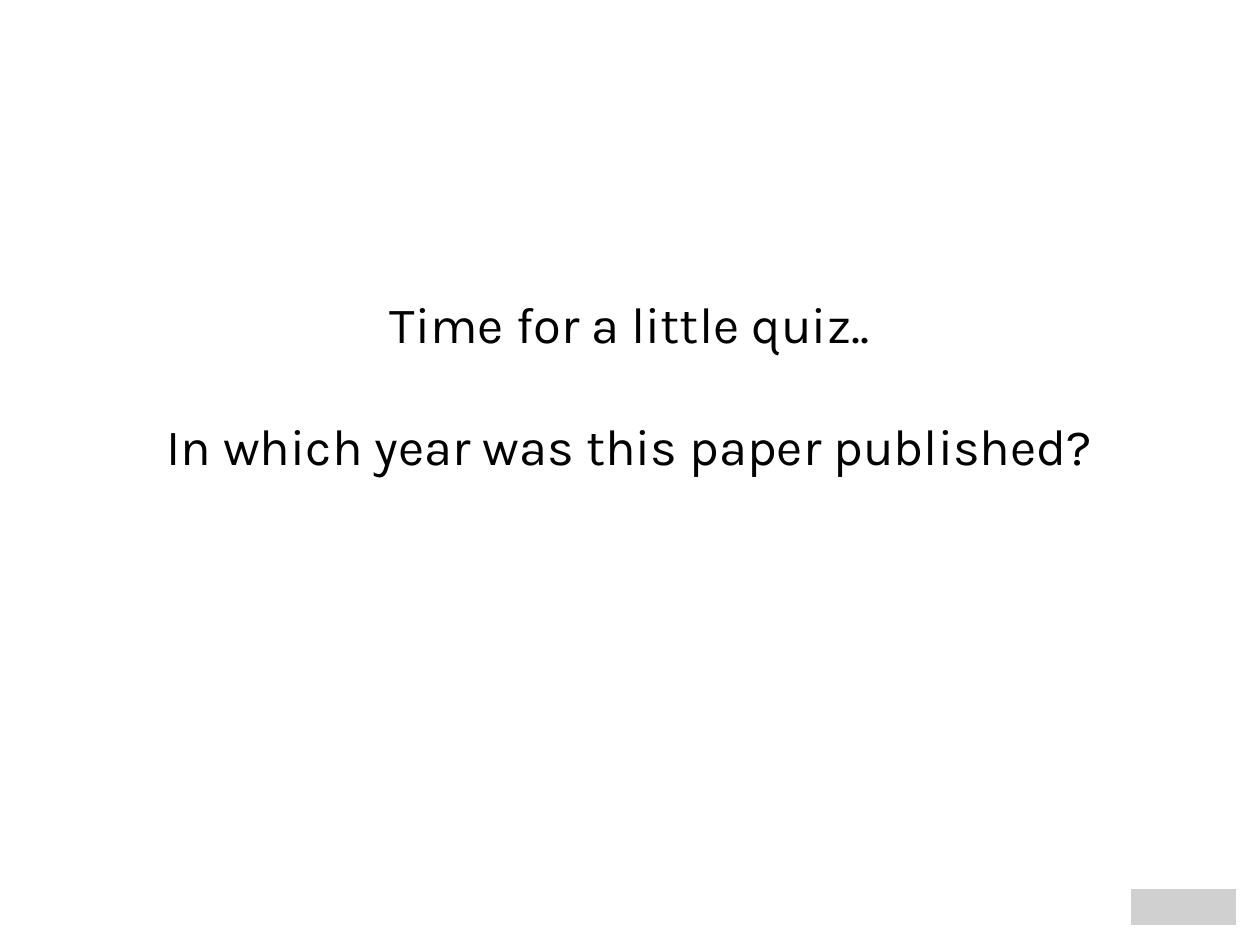
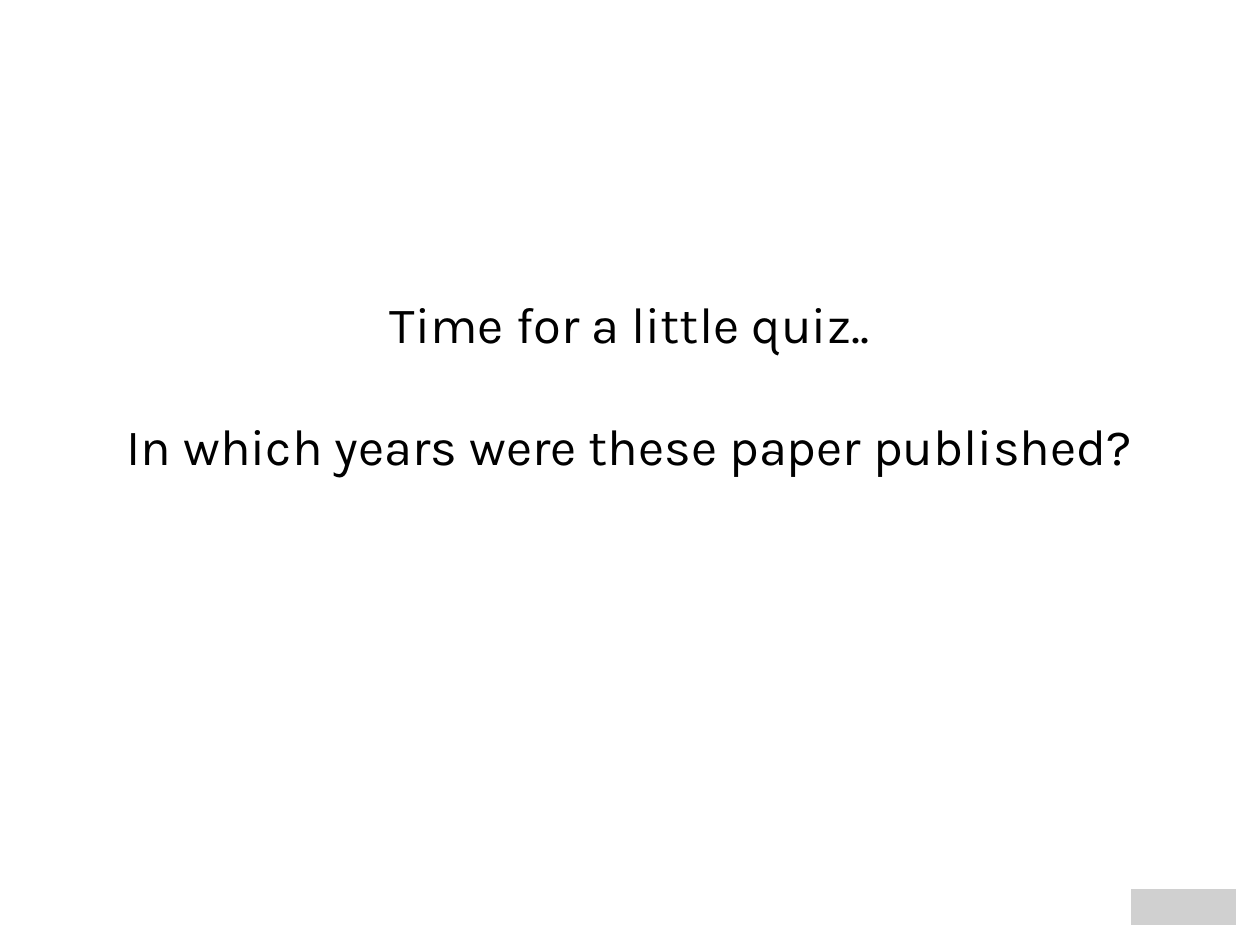
Before and after one commit to mzelst/talks, a slide deck: slide 2 of 2017/20171101 tu_chemnitz/20171101 tu_chemnitz.odp. Drawn at 1260x944 pixels with LibreOffice and Linux fonts; fonts in the diff are those of the drawing; grey boxes stand for pictures. Boxes give left, top, right and bottom in pixels: in the first picture for what was removed or moved away, otherwise in the second. Text is boxed around its words. In the diff, an @@ line names an element or a change of style, - is before the commit and + after.

```diff
--- a/2017/20171101 tu_chemnitz/20171101 tu_chemnitz.odp
+++ b/2017/20171101 tu_chemnitz/20171101 tu_chemnitz.odp
@@ title at bbox=[127, 308, 1132, 477]: text changed @@
-Time for a little quiz..
-In which year was this paper published?
+Time for a little quiz..
+In which years were these paper published?
```
Also in this commit, not shown: 4 other slides changed, 4 slides added, 1 slide removed, 1 other file.
